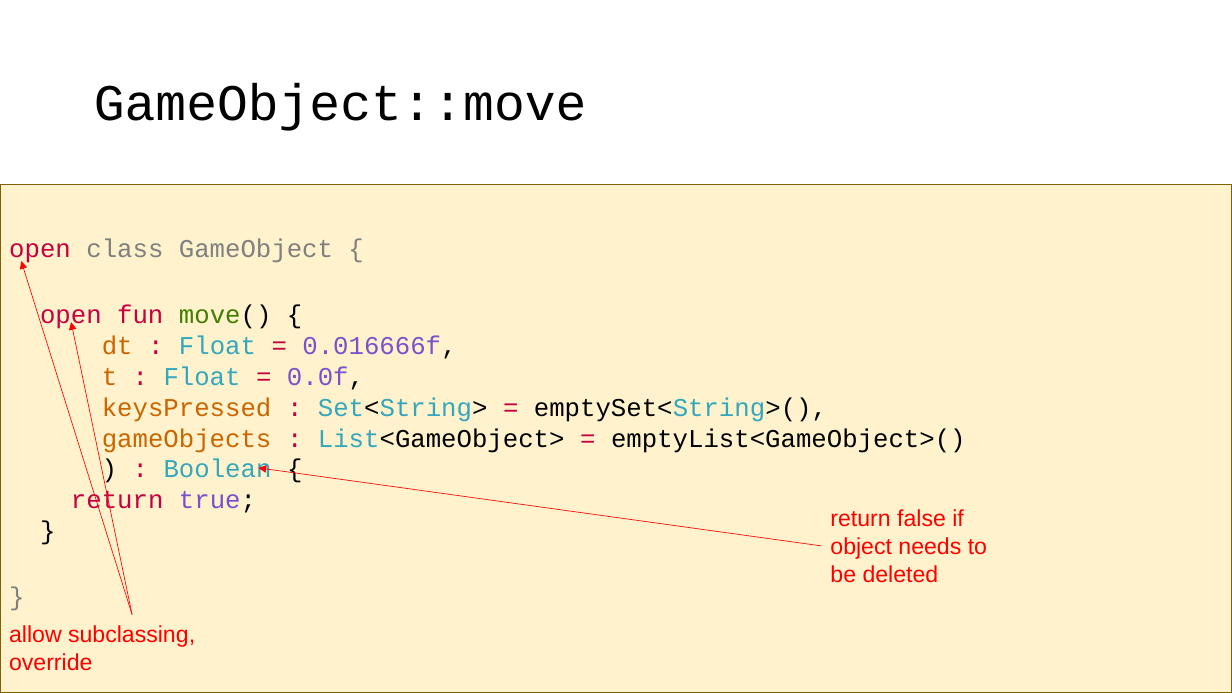
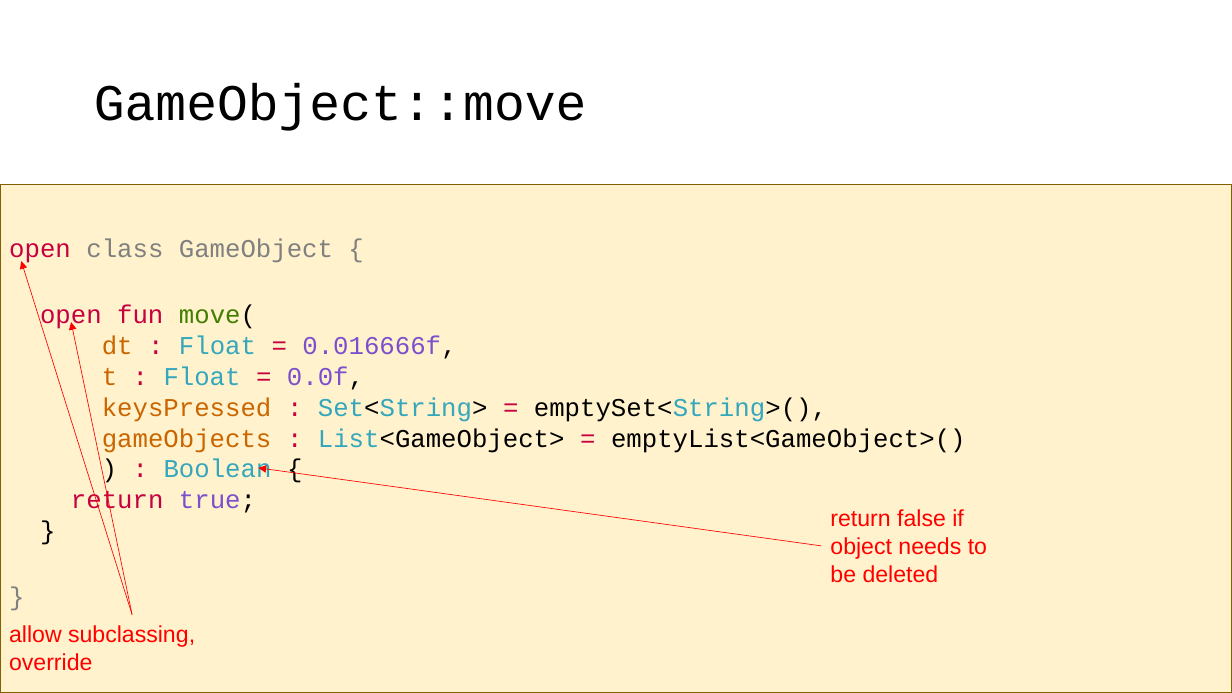
Before and after one commit to szecsi/kogfactory, a slide deck: slide 37 of projects/kog.020.030-gom/aitcg070 - Game Object Model.pptx. Drawn at 1232x693 pixels with LibreOffice and Linux fonts; fonts in the diff are those of the drawing. Boxes give left, top, right and bottom in pixels: in the first picture for what was removed or moved away, otherwise in the second. Text is boxed around its words. In the diff, an @@ line names an element or a change of style, - is before the commit and + after.

```diff
--- a/projects/kog.020.030-gom/aitcg070 - Game Object Model.pptx
+++ b/projects/kog.020.030-gom/aitcg070 - Game Object Model.pptx
@@ text at (40,305,256,332): text changed @@
-open fun move() {
+open fun move(
```
Also in this commit, not shown: 1 slide added.
